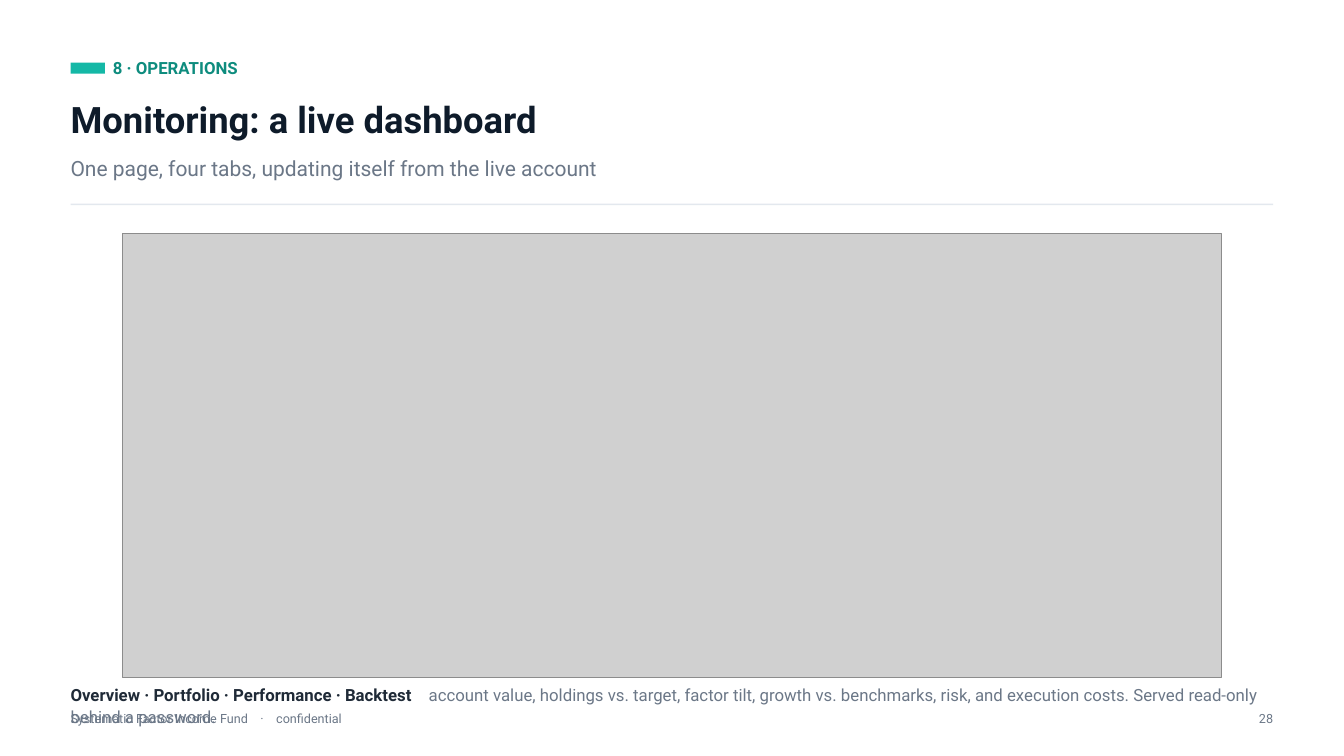
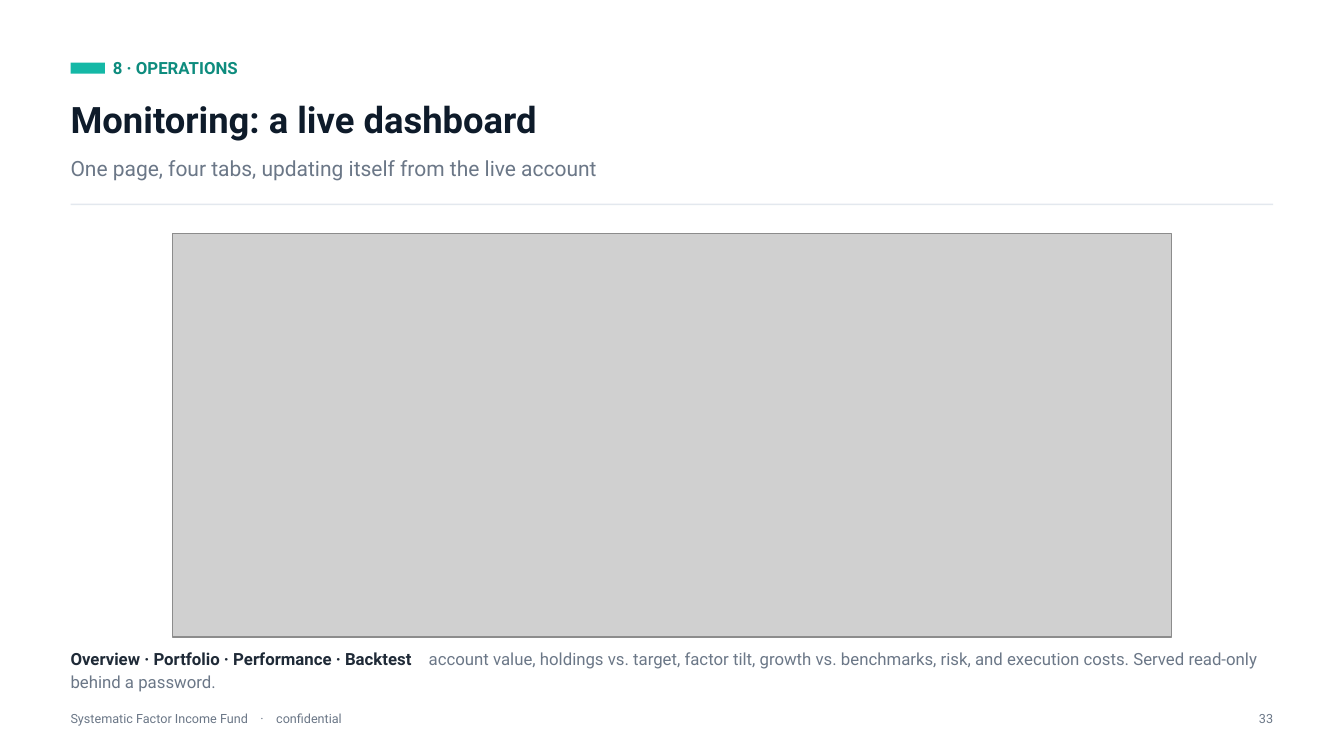
Before and after one commit to diegogomezpy/Portfolio_Algo_Trader, a slide deck: slide 42 of presentation/Systematic-Factor-Income-Fund.pptx (slide 37 before the commit). Drawn at 1344x756 pixels with LibreOffice and Linux fonts; fonts in the diff are those of the drawing; grey boxes stand for pictures. Boxes give left, top, right and bottom in pixels: in the first picture for what was removed or moved away, otherwise in the second. Text is boxed around its words. In the diff, an @@ line names an element or a change of style, - is before the commit and + after.

```diff
--- a/presentation/Systematic-Factor-Income-Fund.pptx
+++ b/presentation/Systematic-Factor-Income-Fund.pptx
@@ picture: place and size @@
-picture at (122,234,1221,678)
+picture at (172,234,1172,637)
@@ text "Overview · Portfolio · Performance ...": place and size @@
-text "Overview · Portfolio · Performance ..." at (71,688,1257,705)
+text "Overview · Portfolio · Performance ..." at (71,652,1257,669)
@@ text at (1259,714,1273,723): text changed @@
-28
+33
```
Also in this commit, not shown: 24 other slides changed, 5 slides added, 1 other file.
